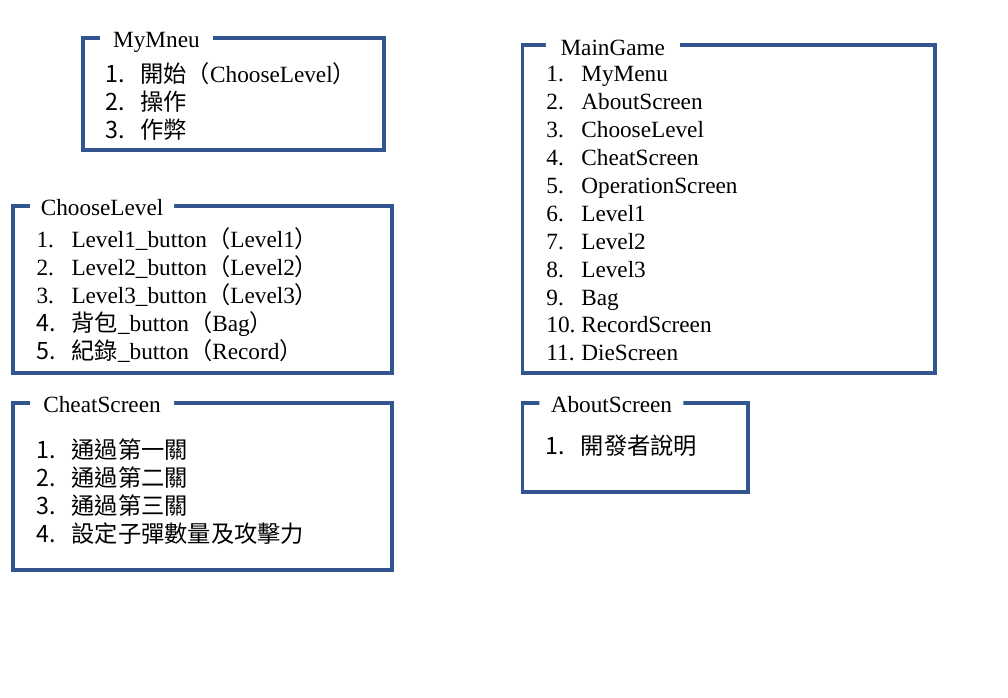
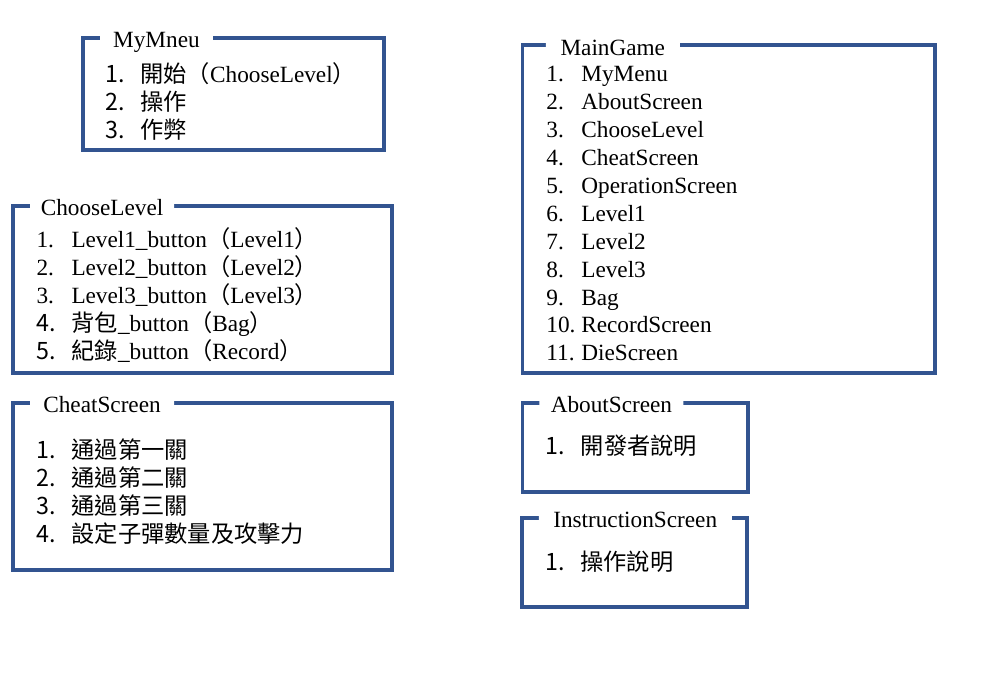
Before and after one commit to YangKelvin/SuperAdventure, a slide deck: slide 10 of images/簡報1.pptx. Drawn at 1008x698 pixels with LibreOffice and Linux fonts; fonts in the diff are those of the drawing. Boxes give left, top, right and bottom in pixels: in the first picture for what was removed or moved away, otherwise in the second. Text is boxed around its words. In the diff, an @@ line names an element or a change of style, - is before the commit and + after.

```diff
--- a/images/簡報1.pptx
+++ b/images/簡報1.pptx
@@ rectangle added at (x1=522, y1=518, x2=747, y2=608), outline #325491 3 pt @@
@@ text added at (x1=553, y1=511, x2=717, y2=528), 18 pt, text #000000 @@
+InstructionScreen
@@ text added at (x1=580, y1=550, x2=673, y2=572), 18 pt, text #000000 @@
+1. 操作說明
```
Also in this commit, not shown: 2 other slides changed, 1 other file.
